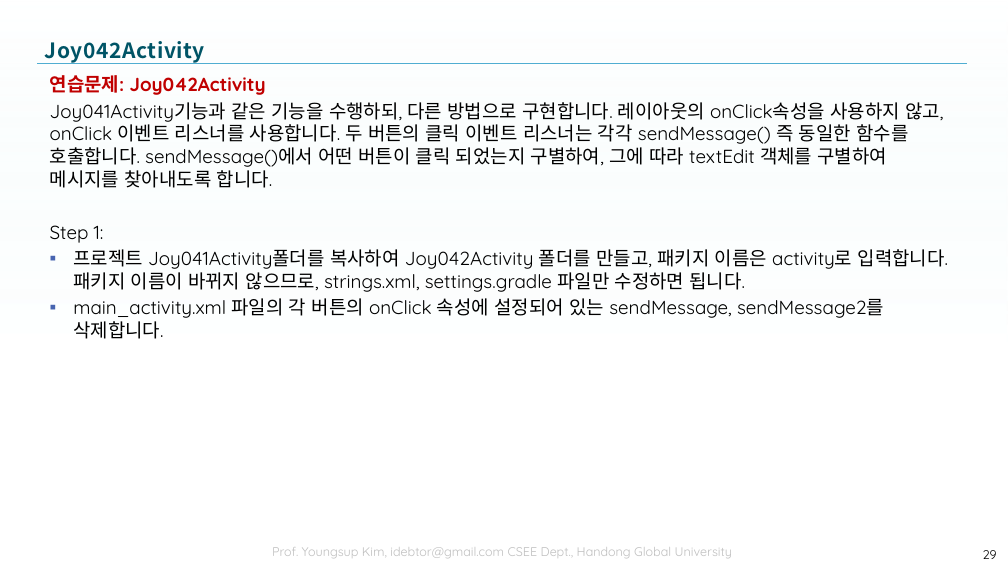
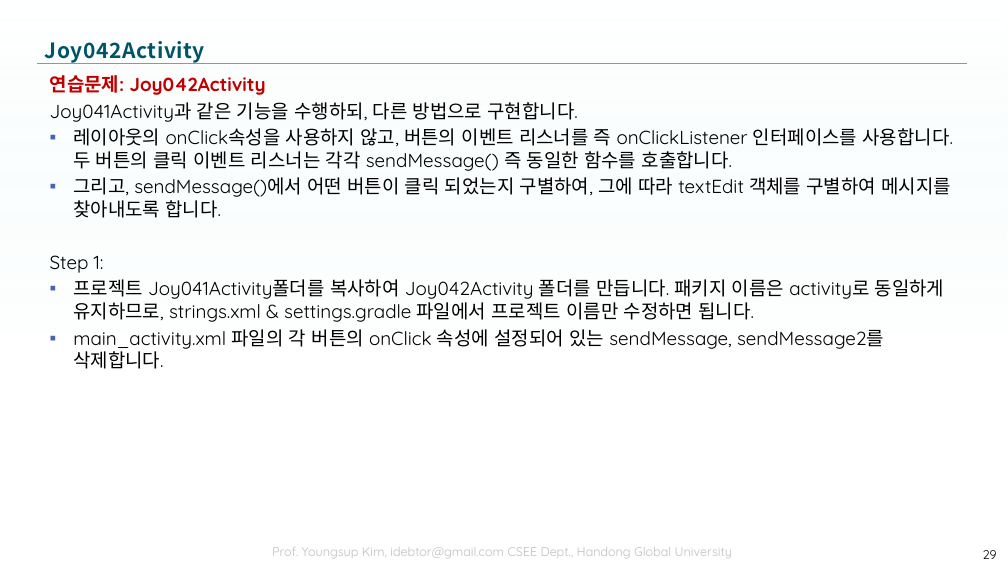
Before and after one commit to tae7841/HuStarAS, a slide deck: slide 29 of ppts/04Activity.pptx. Drawn at 1008x567 pixels with LibreOffice and Linux fonts; fonts in the diff are those of the drawing; background and template pictures are left out. Boxes give left, top, right and bottom in pixels: in the first picture for what was removed or moved away, otherwise in the second. Text is boxed around its words. In the diff, an @@ line names an element or a change of style, - is before the commit and + after.

```diff
--- a/ppts/04Activity.pptx
+++ b/ppts/04Activity.pptx
@@ text at <box>50,102,953,218</box>: text changed @@
-Joy041Activity기능과 같은 기능을 수행하되, 다른 방법으로 구현합니다. 레이아웃의 onClick속성을 사용하지 않고, onClick 이벤트 리스너를 사용합니다. 두 버튼의 클릭 이벤트 리스너는 각각 sendMessage() 즉 동일한 함수를 호출합니다. sendMessage()에서 어떤 버튼이 클릭 되었는지 구별하여, 그에 따라 textEdit 객체를 구별하여 메시지를 찾아내도록 합니다.
+Joy041Activity과 같은 기능을 수행하되, 다른 방법으로 구현합니다.
+▪ 레이아웃의 onClick속성을 사용하지 않고, 버튼의 이벤트 리스너를 즉 onClickListener 인터페이스를 사용합니다. 두 버튼의 클릭 이벤트 리스너는 각각 sendMessage() 즉 동일한 함수를 호출합니다.
+▪ 그리고, sendMessage()에서 어떤 버튼이 클릭 되었는지 구별하여, 그에 따라 textEdit 객체를 구별하여 메시지를 찾아내도록 합니다.
@@ text at <box>73,279,945,322</box>: text changed @@
-▪ 프로젝트 Joy041Activity폴더를 복사하여 Joy042Activity 폴더를 만들고, 패키지 이름은 activity로 입력합니다. 패키지 이름이 바뀌지 않으므로, strings.xml, settings.gradle 파일만 수정하면 됩니다.
+▪ 프로젝트 Joy041Activity폴더를 복사하여 Joy042Activity 폴더를 만듭니다. 패키지 이름은 activity로 동일하게 유지하므로, strings.xml & settings.gradle 파일에서 프로젝트 이름만 수정하면 됩니다.
```
Also in this commit, not shown: 3 other slides changed, 35 other files.
